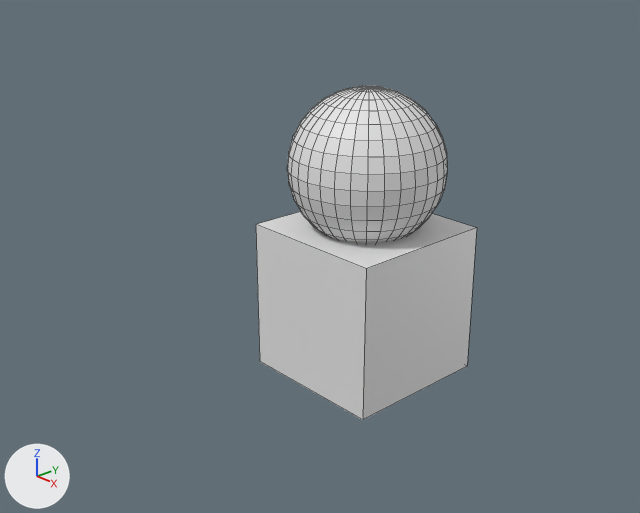
Renders of the Blender file tests/scenes/material_count.blend from each side of a commit.
Both versions are drawn from a 50 mm lens placed at (7.52, -7.66, 4.89), pointed at (-0.74, -0.12, 0.39). Arrows for +X, +Y and +Z are at lower left; the lights stay in place. Mesh edges are drawn as thin lines.
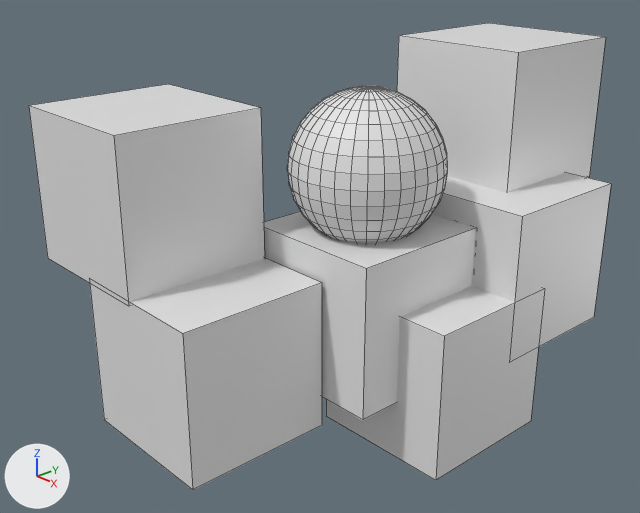
The change, as a list of edits to the scene's bpy script:
```text
Add ob_cube_005:
    ob_cube_005 = bpy.data.objects.new('Cube.005', me_cube)
    ob_cube_005.location = (-0.01, 2.61, 2.14)
Add ob_cube_004:
    ob_cube_004 = bpy.data.objects.new('Cube.004', me_cube)
    ob_cube_004.location = (-1.76, -2.06, 1.57)
Add ob_cube_003:
    ob_cube_003 = bpy.data.objects.new('Cube.003', me_cube)
    ob_cube_003.location = (0.7, 0.6, -0.8)
Add ob_cube_002:
    ob_cube_002 = bpy.data.objects.new('Cube.002', me_cube)
    ob_cube_002.location = (0.69, 1.97, 0.34)
Add ob_cube_001:
    ob_cube_001 = bpy.data.objects.new('Cube.001', me_cube)
    ob_cube_001.location = (-0.69, -2.05, -0.39)
```

Changed parts and their boxes [x1, y1, x2, y2] in the pictures (640 x 513 px):
'Cube.004', added: after [29, 84, 265, 306]
'Cube.001', added: after [90, 258, 322, 490]
'Cube.005', added: after [397, 23, 606, 193]
'Cube.003', added: after [326, 286, 544, 481]
'Cube.002', added: after [432, 173, 611, 347]
